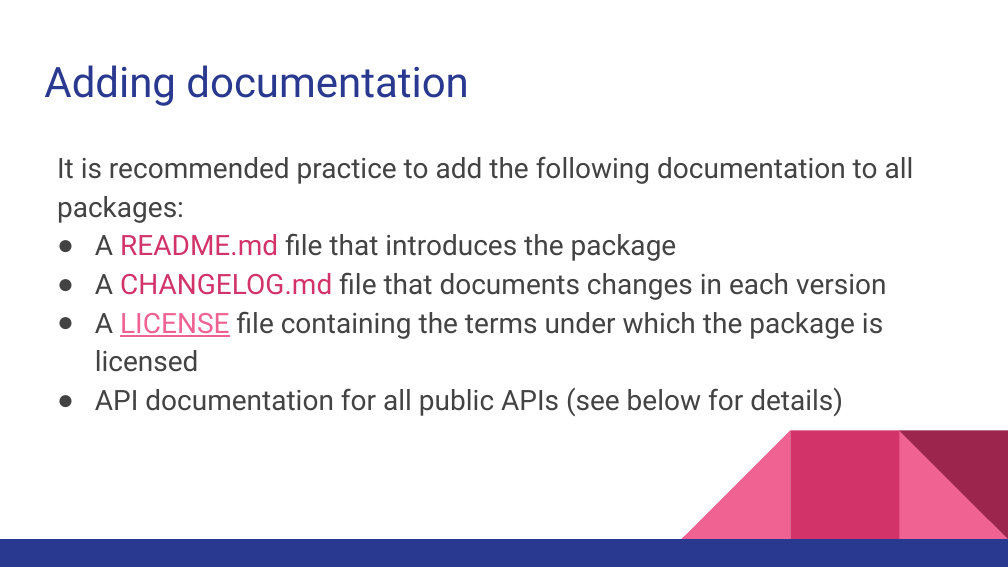
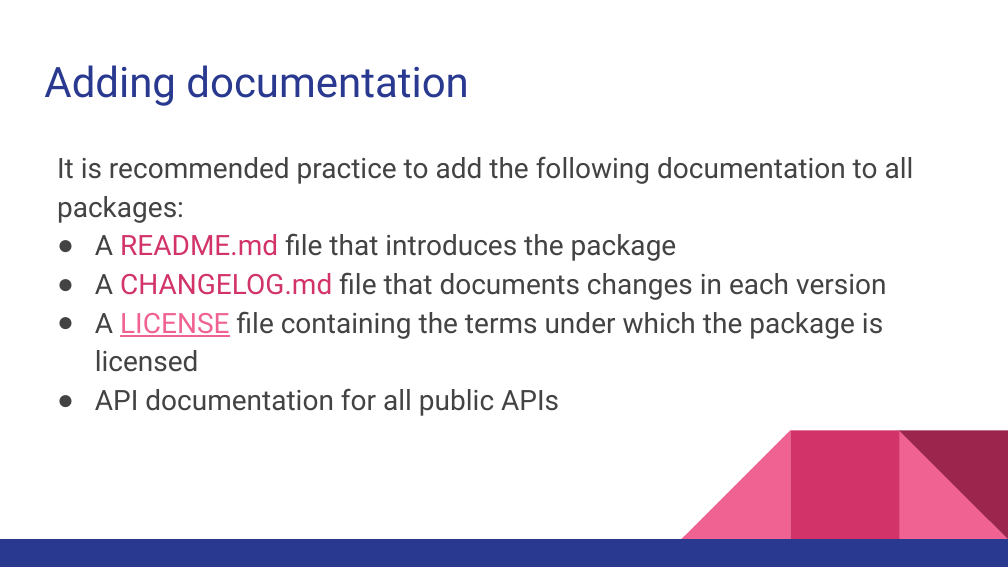
Before and after one commit to walkman617/Flutter2, a slide deck: slide 29 of Lecture/C06 Packages_Plugins.pptx. Drawn at 1008x567 pixels with LibreOffice and Linux fonts; fonts in the diff are those of the drawing. Boxes give left, top, right and bottom in pixels: in the first picture for what was removed or moved away, otherwise in the second. Text is boxed around its words. In the diff, an @@ line names an element or a change of style, - is before the commit and + after.

```diff
--- a/Lecture/C06 Packages_Plugins.pptx
+++ b/Lecture/C06 Packages_Plugins.pptx
@@ text at bbox=[95, 388, 559, 416]: text changed @@
-● API documentation for all public APIs (see below for details)
+● API documentation for all public APIs
```
Also in this commit, not shown: 5 other slides changed, 4 slides added, 4 slides removed.
